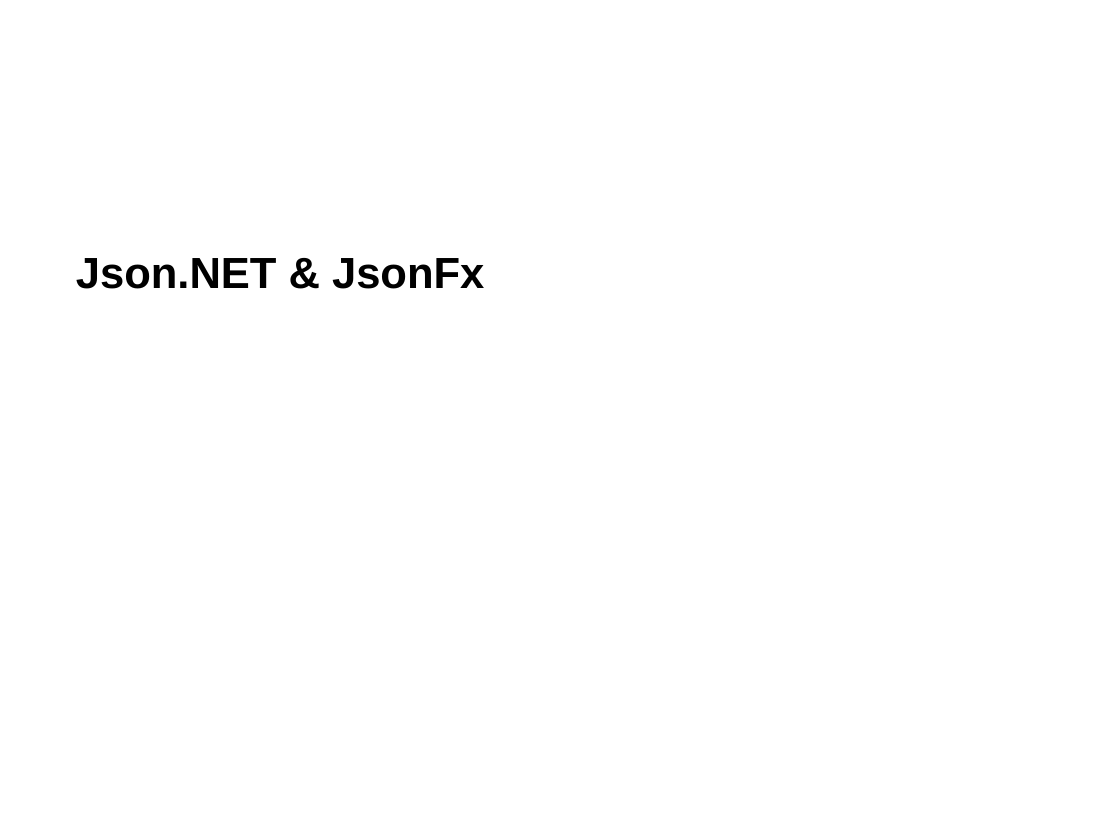
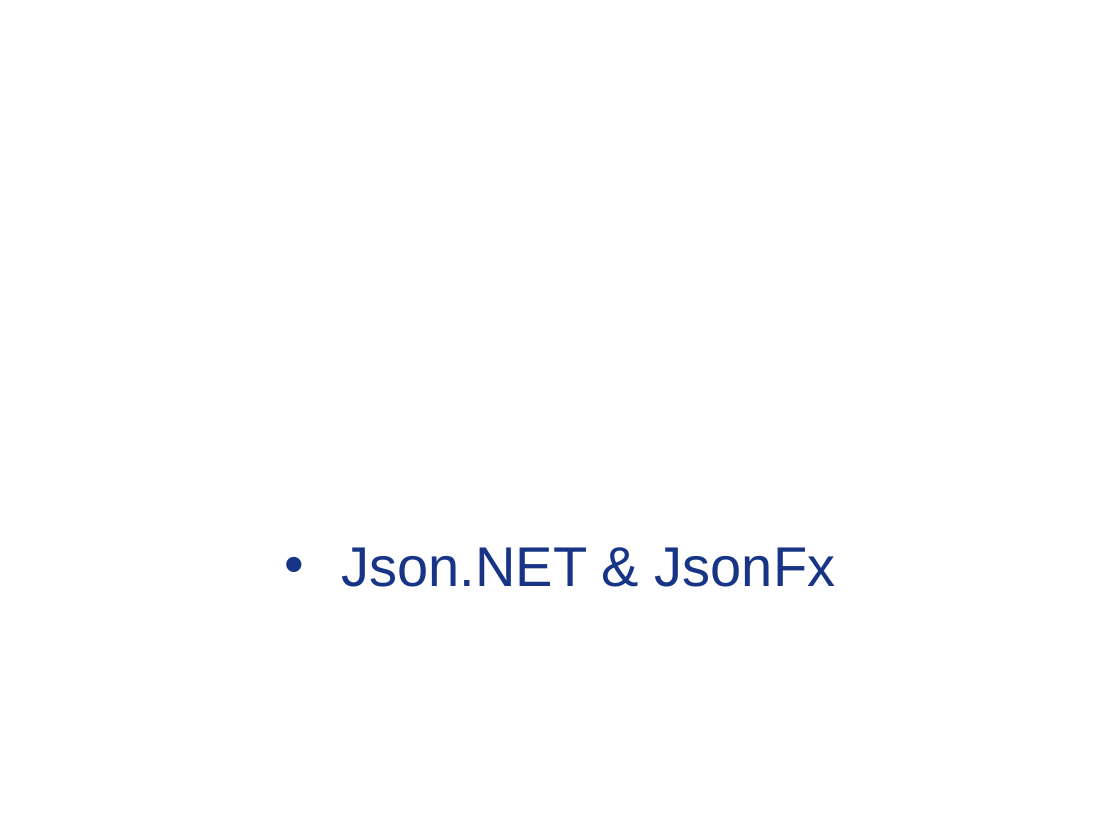
Before and after one commit to Timothep/MarathonWOShoes, a slide deck: slide 19 of BarefootMarathon.odp. Drawn at 1120x840 pixels with LibreOffice and Linux fonts; fonts in the diff are those of the drawing; background and template pictures are left out. Boxes give left, top, right and bottom in pixels: in the first picture for what was removed or moved away, otherwise in the second. Text is boxed around its words. In the diff, an @@ line names an element or a change of style, - is before the commit and + after.

Commit message:
Design bis

```diff
--- a/BarefootMarathon.odp
+++ b/BarefootMarathon.odp
@@ text "Json.NET & JsonFx": place and size @@
-text "Json.NET & JsonFx" at box(76, 258, 484, 289)
+text "Json.NET & JsonFx" at box(342, 547, 835, 587)
@@ text "Json.NET & JsonFx" at box(342, 547, 835, 587): size 28 to 36 pt, text colour #000000 to #173486, bold off; bullet none to •; vertical alignment top to middle @@
```
Also in this commit, not shown: 11 other slides changed.
